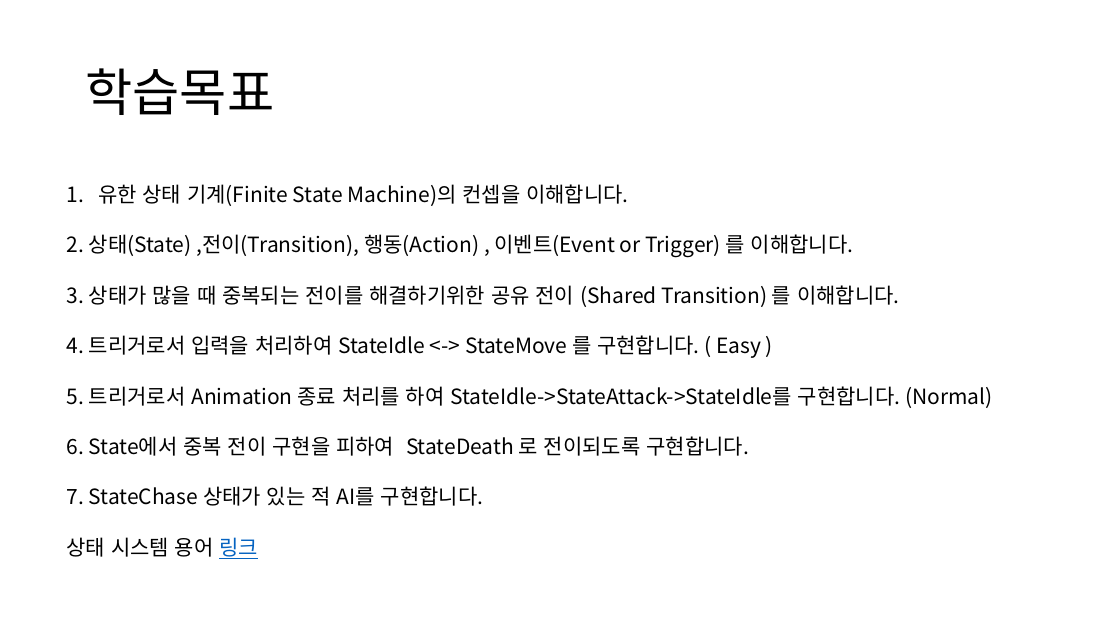
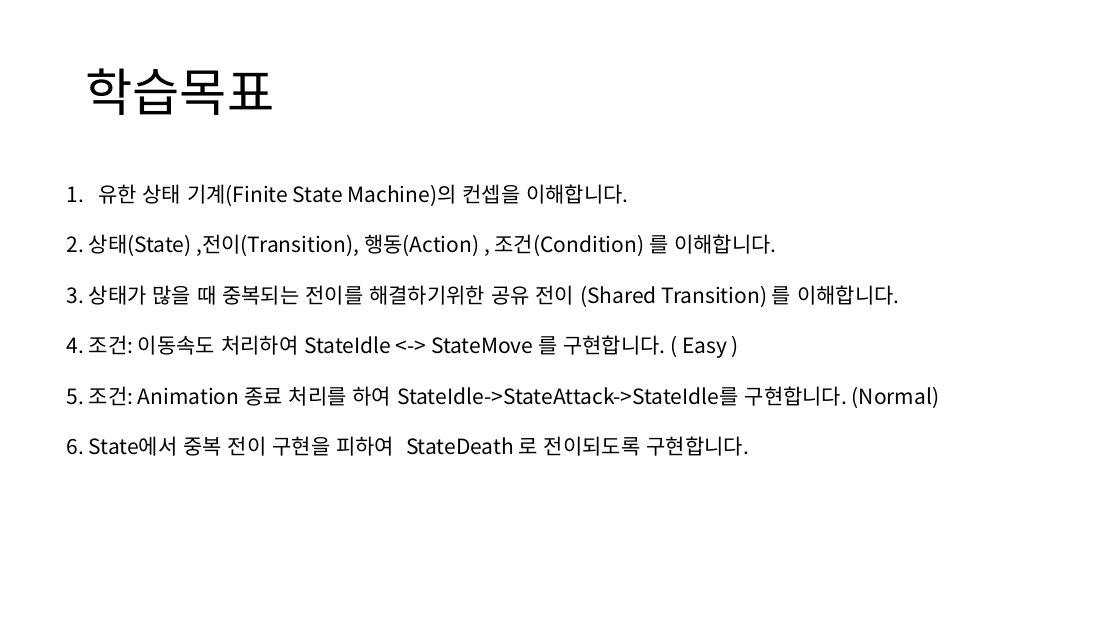
Before and after one commit to ldw9981/Direct2D_1.4, a slide deck: slide 2 of ppt/유한상태머신.pptx. Drawn at 1120x630 pixels with LibreOffice and Linux fonts; fonts in the diff are those of the drawing. Boxes give left, top, right and bottom in pixels: in the first picture for what was removed or moved away, otherwise in the second. Text is boxed around its words. In the diff, an @@ line names an element or a change of style, - is before the commit and + after.

```diff
--- a/ppt/유한상태머신.pptx
+++ b/ppt/유한상태머신.pptx
@@ text at (67, 234, 776, 256): text changed @@
-2. 상태(State) ,전이(Transition), 행동(Action) , 이벤트(Event or Trigger) 를 이해합니다.
+2. 상태(State) ,전이(Transition), 행동(Action) , 조건(Condition) 를 이해합니다.
@@ text at (67, 335, 939, 408): text changed @@
-4. 트리거로서 입력을 처리하여 StateIdle <-> StateMove 를 구현합니다. ( Easy )
-5. 트리거로서 Animation 종료 처리를 하여 StateIdle->StateAttack->StateIdle를 구현합니다. (Normal)
+4. 조건: 이동속도 처리하여 StateIdle <-> StateMove 를 구현합니다. ( Easy )
+5. 조건: Animation 종료 처리를 하여 StateIdle->StateAttack->StateIdle를 구현합니다. (Normal)
@@ text at (67, 486, 483, 559): paragraphs removed @@
-7. StateChase 상태가 있는 적 AI를 구현합니다.
-상태 시스템 용어 링크
```
Also in this commit, not shown: 3 other slides changed, 1 slide added, 1 slide removed, 2 other files.
